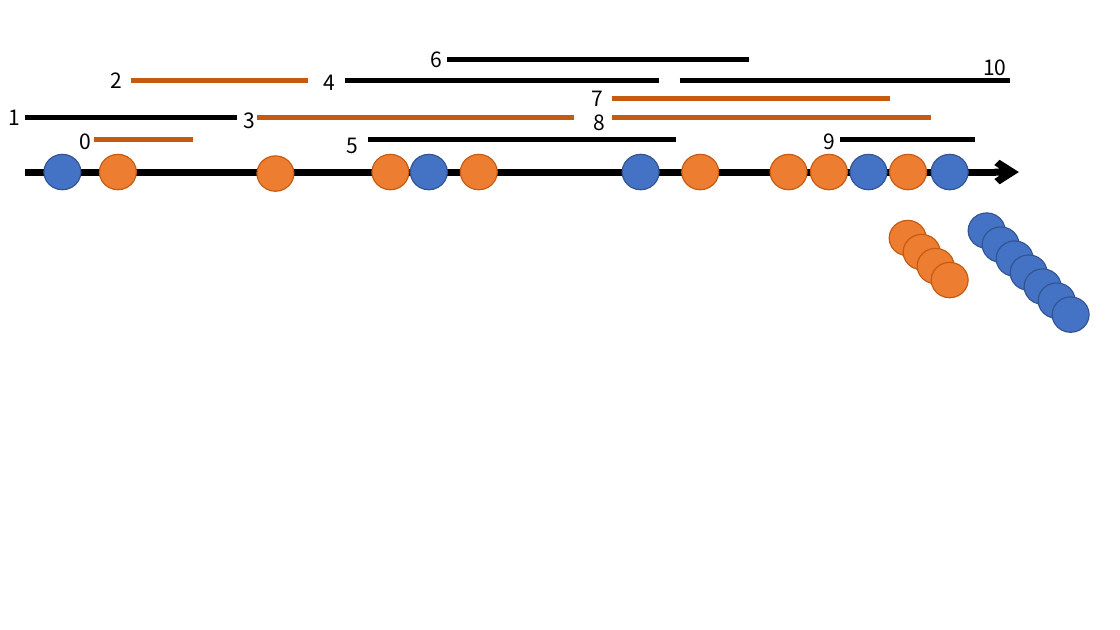
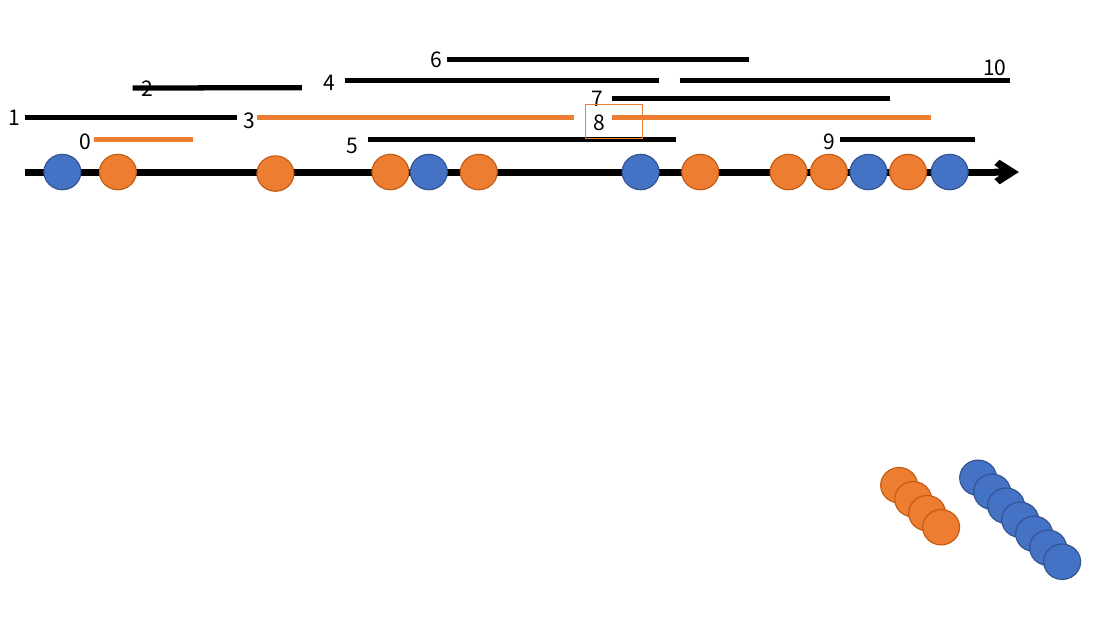
Before and after one commit to fcj34274/geometric_set_cover_dp, a slide deck: slide 1 of Presentation1.pptx. Drawn at 1120x630 pixels with LibreOffice and Linux fonts; fonts in the diff are those of the drawing. Boxes give left, top, right and bottom in pixels: in the first picture for what was removed or moved away, otherwise in the second. Text is boxed around its words. In the diff, an @@ line names an element or a change of style, - is before the commit and + after.

```diff
--- a/Presentation1.pptx
+++ b/Presentation1.pptx
@@ text "2": place and size @@
-text "2" at box(110, 72, 122, 88)
+text "2" at box(141, 80, 153, 96)
@@ line moved from (131, 81) - (308, 81) to (133, 88) - (302, 87) @@
@@ line (133, 88) - (302, 87): stroke #C55A11 4.5 pt to #000000 4.5 pt @@
@@ line (257, 118) - (575, 118): stroke #C55A11 4.5 pt to #ED7D31 4.5 pt @@
@@ rectangle "8": place and size @@
-rectangle "8" at box(593, 114, 605, 131)
+rectangle "8" at box(586, 105, 644, 139)
@@ rectangle "8" at box(586, 105, 644, 139): outline none to #ED7D31 0.75 pt @@
@@ line (613, 118) - (932, 118): stroke #C55A11 4.5 pt to #ED7D31 4.5 pt @@
@@ line (613, 98) - (890, 98): stroke #C55A11 4.5 pt to #000000 4.5 pt @@
@@ line (94, 139) - (192, 139): stroke #C55A11 4.5 pt to #ED7D31 4.5 pt @@
@@ ellipse: place and size @@
-ellipse at box(890, 220, 927, 255)
+ellipse at box(881, 468, 918, 503)
@@ 9 ellipses: place and size @@
-9 ellipses at box(903, 213, 1090, 332)
+9 ellipses at box(895, 460, 1081, 580)
@@ ellipse: place and size @@
-ellipse at box(932, 262, 969, 297)
+ellipse at box(923, 510, 960, 545)
```
